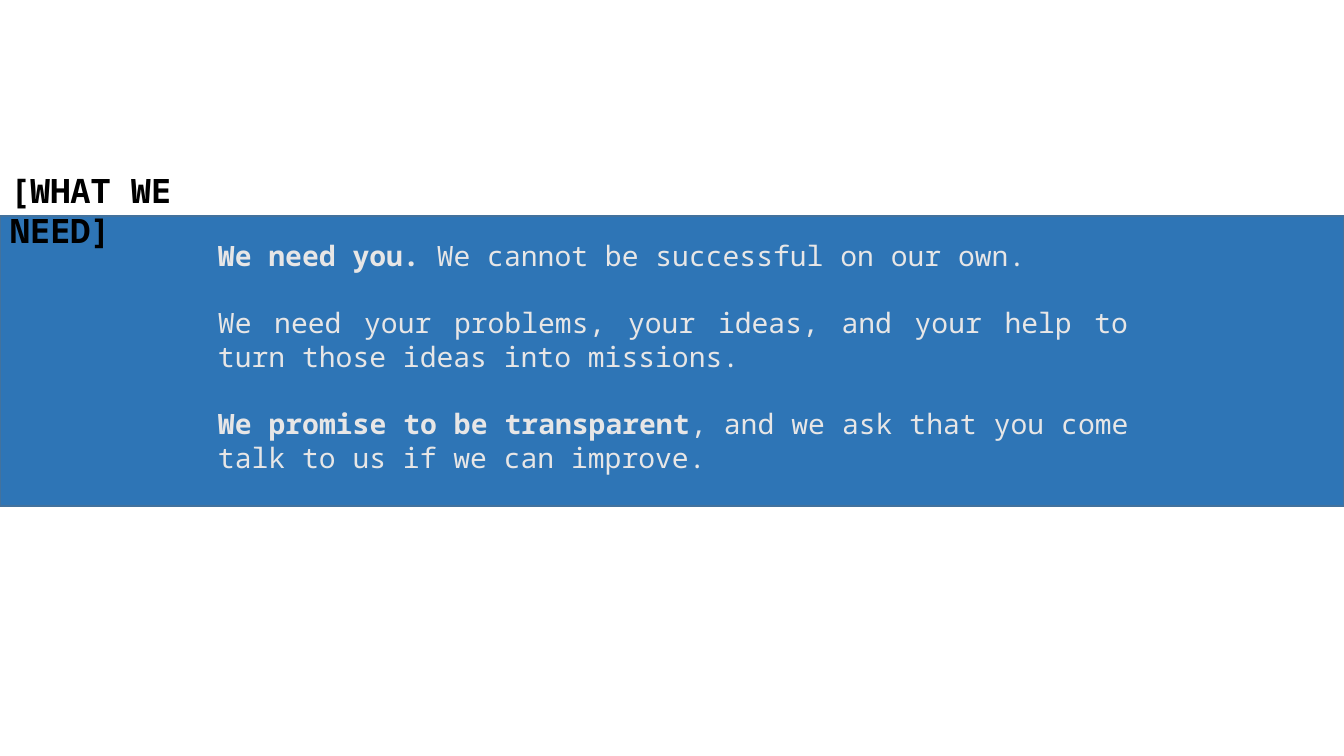
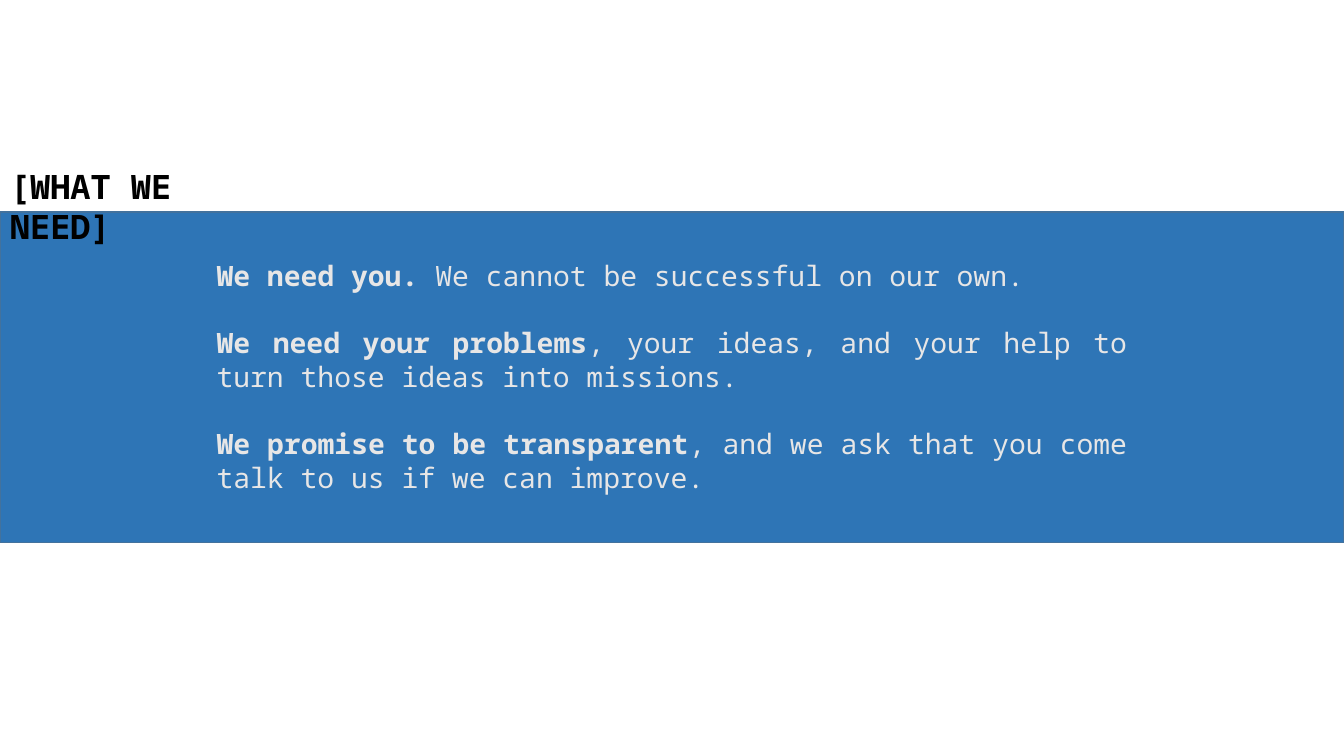
Before and after one commit to dto-btn/reading-material, a slide deck: slide 8 of Digital Task Force - Introduction - long form.pptx. Drawn at 1344x756 pixels with LibreOffice and Linux fonts; fonts in the diff are those of the drawing. Boxes give left, top, right and bottom in pixels: in the first picture for what was removed or moved away, otherwise in the second. Text is boxed around its words. In the diff, an @@ line names an element or a change of style, - is before the commit and + after.

Commit message:
Minor formatting, punctuation tweaks

```diff
--- a/Digital Task Force - Introduction - long form.pptx
+++ b/Digital Task Force - Introduction - long form.pptx
@@ text "[WHAT WE NEED]": place and size @@
-text "[WHAT WE NEED]" at [10, 178, 171, 248]
+text "[WHAT WE NEED]" at [10, 174, 171, 244]
@@ rectangle: place and size @@
-rectangle at [0, 216, 1344, 506]
+rectangle at [0, 212, 1344, 542]
@@ text "We need you. We cannot ...": place and size @@
-text "We need you. We cannot ..." at [218, 244, 1128, 475]
+text "We need you. We cannot ..." at [217, 264, 1127, 495]
@@ text at [217, 331, 1127, 388]: bold on in "We need your problems," @@
```
Also in this commit, not shown: 10 other slides changed.
